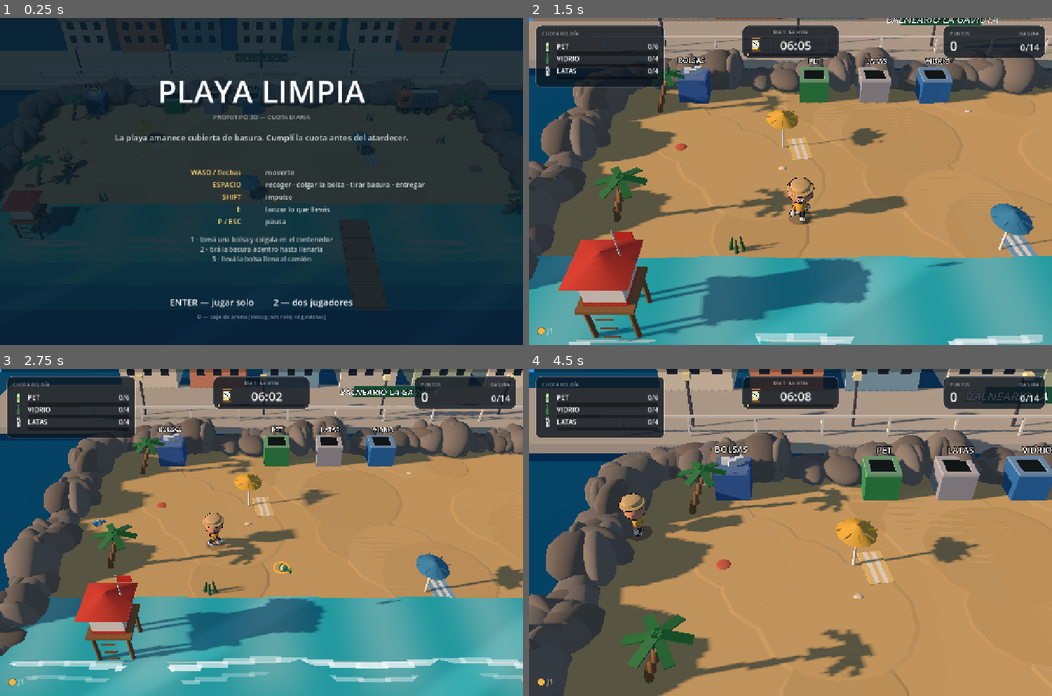
Above: before the commit, frames 1-4 (two rows, left to right).
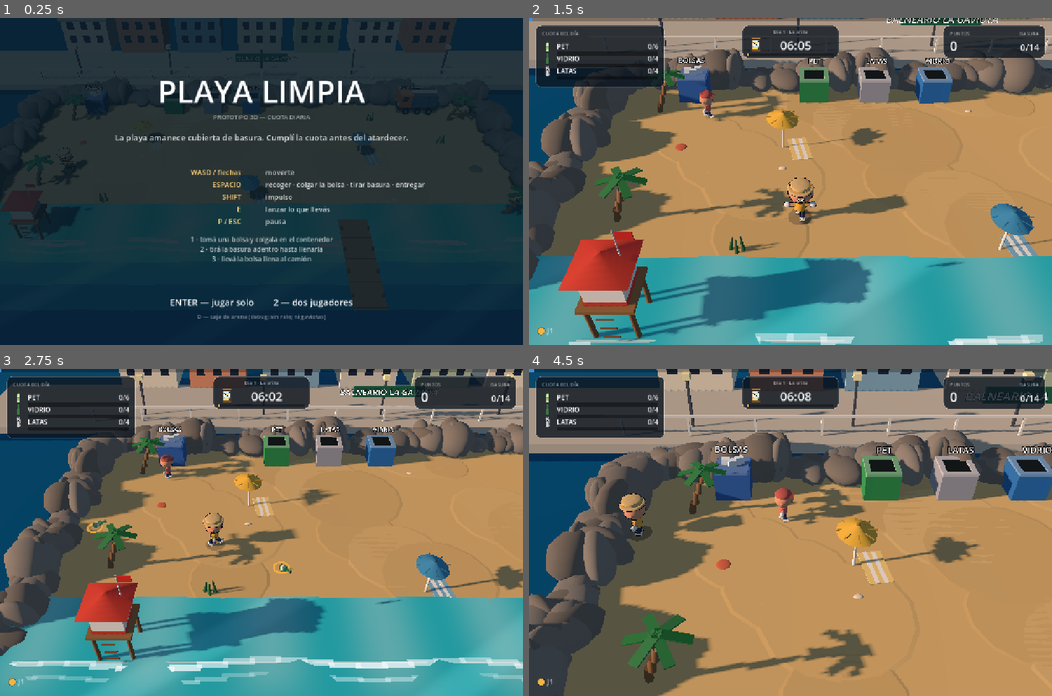
Above: after the commit, the same moments.

Repository: Catech124/playa-limpiar
Game: Godot game, scene res://scenes/Main.tscn
Same seed, same stepped clock (60 frames per second), same inputs: the game is played once before the commit and once after it.
Inputs:
- Up to frame 1 (0.25 s): no input
- Up to frame 2 (1.5 s): tap Enter at 0.5, 0.6 s; hold D 0.53-1.28 s; tap Space at 0.77, 1.07 s; tap Keypad Enter at 0.8, 1.35 s; hold S from 1.28 s (still down)
- Up to frame 3 (2.75 s): tap Space at 1.52, 1.82 s; tap 2 at 1.55, 2.1 s; release S at 2.03 s; hold D from 2.03 s (still down); tap R at 2.3 s
- Up to frame 4 (4.5 s): release D at 2.78 s; hold W 2.78-3.53 s; tap R at 2.85 s; tap Space at 3.02, 3.32, 3.77, 3.8, 4.07, 4.35 s; tap E at 3.05, 3.6 s; hold A from 3.53 s (still down)

The runs differ from the first frame. In frame 1, less than 0.1% of the frame differs, in the area x 11-15%, y 39-46%; in frame 2, 0.6%; in frame 3, 0.5%; in frame 4, 0.8%, in the area x 17-65%, y 27-52%.

Commit message:
Fase 4.1: NPCs que pasean y tiran basura + el vidrio aparece más seguido
NPCs:
- 1, 2 o 3 según el día. Caminan por la arena, se acercan, tiran una basura
  con la misma parábola que el jugador y siguen paseando.
- Reusan el modelo del chef sin sombrero, con gorrita de color y 0,76 de
  escala: se distinguen de los jugadores sin assets nuevos.
- La basura del NPC entra por el mismo camino que la del spawner (vuela y
  aterriza en una celda libre), sin un segundo sistema de basura.

Reparto de tipos:
- Nuevo SPAWN_BIAS por tipo. El vidrio pesa 1,9 porque su cuota es más
  chica que la de PET y el jugador se quedaba sin botellas de vidrio a
  mitad del día. Medido: de ~28% a ~45% de las apariciones.

106 comprobaciones headless (5 nuevas: NPCs en escena, tiro del NPC, caída
en la arena, peso del vidrio y proporción en 400 tiradas).

Diff:
--- a/scripts/config.gd
+++ b/scripts/config.gd
@@ -82,6 +82,12 @@
 # --- residuos ------------------------------------------------------------
 ## `order` fija el orden de las barras de cuota en el HUD.
 const RESIDUE_ORDER := ["pet", "vidrio", "lata"]
+## Cuánto pesa cada tipo en el reparto, además de lo que falta de la cuota.
+## El vidrio venía saliendo poco (la cuota es más chica que la de PET) y el
+## jugador se quedaba sin botellas de vidrio a mitad del día.
+const SPAWN_BIAS := {"pet": 1.0, "vidrio": 1.9, "lata": 1.1}
+## NPCs que caminan por la playa y tiran basura (Fase 4).
+const NPC_COUNT := {1: 1, 2: 2, 3: 3}
 const RESIDUES := {
 	"pet": {
 		"label": "PET",
--- a/scripts/levels.gd
+++ b/scripts/levels.gd
@@ -40,6 +40,7 @@
 		"spawn_max": 6,
 		"spawn_rows": [3, 10],
 		"spawn_water": 0.0,
+		"npcs": 1,
 	},
 	{
 		"name": "Día 2 · Marea alta",
@@ -50,6 +51,7 @@
 		"spawn_max": 7,
 		"spawn_rows": [4, 10],
 		"spawn_water": 0.15,
+		"npcs": 2,
 	},
 	{
 		"name": "Día 3 · Último día",
@@ -60,6 +62,7 @@
 		"spawn_max": 8,
 		"spawn_rows": [5, 10],
 		"spawn_water": 0.25,
+		"npcs": 3,
 	},
 ]
 
@@ -72,6 +75,8 @@
 	"spawn_interval": 4.0,
 	"spawn_max": 8,
 	"spawn_rows": [2, 10],
+	"spawn_water": 0.0,
+	"npcs": 2,
 }
 
 ## Props decorativos. Los grandes (palmera, torre, muelle) reservan la celda:
--- a/scripts/main.gd
+++ b/scripts/main.gd
@@ -15,6 +15,7 @@
 var world: GridWorld
 var players: Array = []
 var gulls: Gulls
+var npcs: Npcs
 var spawner: TrashSpawner
 var hud: Hud
 var camera: Camera3D
@@ -130,6 +131,12 @@
 		gulls.list.clear()
 		gulls = null
 	spawner = null
+	if npcs != null:
+		for n in npcs.list:
+			if n.node != null and is_instance_valid(n.node):
+				n.node.queue_free()
+		npcs.list.clear()
+		npcs = null
 	flying.clear()
 
 	if world != null:
@@ -168,6 +175,8 @@
 	gulls = Gulls.new(self, world)
 	spawner = TrashSpawner.new(self, world)
 	spawner.setup(level)
+	npcs = Npcs.new(self, world)
+	npcs.spawn_all(int(level.get("npcs", 1)))
 
 	toasts.clear()
 	flying.clear()
@@ -313,6 +322,7 @@
 	_tick_water(delta)
 
 	spawner.tick(delta)
+	npcs.tick(delta)
 	if not sandbox:
 		gulls.tick(delta)
 
@@ -1002,6 +1012,20 @@
 	return best
 
 
+## Un NPC tira basura: vuela con la misma parábola que el lanzamiento del
+## jugador y aterriza en una celda libre del arenal.
+func npc_throw(from: Vector3, tile: CellData) -> void:
+	if tile == null:
+		return
+	var item := CarryItem.residue(spawner.pick_type())
+	ItemVisuals.build(item)
+	item.node.position = from
+	world.items_root.add_child(item.node)
+	_hold(item)
+	flying.append({"item": item, "from": from, "to": world.item_position(tile),
+		"tile": tile, "t": 0.0, "player": null})
+
+
 ## Entregar en el camión: cada residuo suma a su barra de cuota.
 func deliver(p: Player, bag: CarryItem) -> void:
 	if bag.contents.is_empty():
@@ -1114,7 +1138,7 @@
 		floors = world.free_floors_near(tile.x, tile.y, 4)
 	if not floors.is_empty():
 		move_item_to_tile(item, floors[0])
-	elif f["player"].carrying == null:
+	elif f["player"] != null and f["player"].carrying == null:
 		move_item_to_player(item, f["player"])
 	else:
 		destroy_item(item)
--- /dev/null
+++ b/scripts/npcs.gd
@@ -0,0 +1,174 @@
+class_name Npcs
+extends RefCounted
+## NPCs de la Fase 4: caminan por la playa, se acercan a la orilla y **tiran
+## basura**. Son la excusa visual de por qué la playa se ensucia (y atan la
+## ciudad del fondo con la arena).
+
+var game
+var world: GridWorld
+var list: Array = []
+var _chef: PackedScene
+
+
+class Npc:
+	var node: Node3D
+	var pos := Vector3.ZERO
+	var target := Vector3.ZERO
+	var phase := "walk"          # walk | throw
+	var timer := 0.0
+	var speed := 1.15
+	var bob := 0.0
+	var color := Color.WHITE
+	var hinges := {}
+
+
+func _init(g, w: GridWorld) -> void:
+	game = g
+	world = w
+
+
+func spawn_all(count: int) -> void:
+	if count <= 0:
+		return
+	_chef = load("res://assets/chef.glb") as PackedScene
+	var palette := [Color(0.88, 0.45, 0.42), Color(0.40, 0.64, 0.86),
+		Color(0.90, 0.74, 0.35)]
+	for i in count:
+		var npc := Npc.new()
+		npc.color = palette[i % palette.size()]
+		npc.pos = Vector3(3.0 + float(i) * 3.4, 0.0, 2.6 + float(i % 2) * 1.4)
+		npc.target = _pick_target(npc.pos)
+		npc.node = _build(npc)
+		npc.node.position = npc.pos
+		game.add_child(npc.node)
+		list.append(npc)
+
+
+func _build(npc: Npc) -> Node3D:
+	var root := Node3D.new()
+	var model: Node3D = _chef.instantiate()
+	model.scale = Vector3(0.76, 0.76, 0.76)
+	root.add_child(model)
+	_tint_shirt(model, npc.color)
+	for h in ["arm_l", "arm_r", "leg_l", "leg_r", "head", "hat"]:
+		var node := model.find_child(h, true, false)
+		if node is Node3D:
+			npc.hinges[h] = node
+	# sin el sombrero del chef: gorrita de playa, así se distingue de un vistazo
+	var hat: Node3D = npc.hinges.get("hat")
+	if hat != null:
+		hat.visible = false
+	var head: Node3D = npc.hinges.get("head")
+	if head != null:
+		var cap := SphereMesh.new()
+		cap.radius = 0.27
+		cap.height = 0.54
+		cap.radial_segments = 14
+		cap.rings = 7
+		var cm := MeshInstance3D.new()
+		cm.mesh = cap
+		cm.material_override = ItemVisuals.material(npc.color.darkened(0.15))
+		cm.position = Vector3(0, 0.44, 0)
+		cm.scale = Vector3(1.02, 0.55, 1.02)
+		head.add_child(cm)
+
+		var brim := BoxMesh.new()
+		brim.size = Vector3(0.34, 0.03, 0.20)
+		var bm := MeshInstance3D.new()
+		bm.mesh = brim
+		bm.material_override = ItemVisuals.material(npc.color.darkened(0.28))
+		bm.position = Vector3(0, 0.44, 0.24)
+		head.add_child(bm)
+	return root
+
+
+## Misma idea que en el jugador: la remera y la cinta del sombrero toman el
+## color del NPC para distinguirlo de un vistazo.
+func _tint_shirt(root: Node, color: Color) -> void:
+	for node in root.find_children("*", "MeshInstance3D", true, false):
+		var mi := node as MeshInstance3D
+		var mesh: Mesh = mi.mesh
+		if mesh == null:
+			continue
+		for i in mesh.get_surface_count():
+			var m := mesh.surface_get_material(i)
+			if not (m is StandardMaterial3D):
+				continue
+			var res_name := String(m.resource_name)
+			if res_name != "shirt" and res_name != "band":
+				continue
+			var dup := (m as StandardMaterial3D).duplicate() as StandardMaterial3D
+			dup.albedo_color = color if res_name == "shirt" else color.darkened(0.12)
+			mi.set_surface_override_material(i, dup)
+
+
+func tick(delta: float) -> void:
+	if not game.is_playing():
+		return
+	for npc in list:
+		_advance(npc, delta)
+
+
+func _advance(npc: Npc, delta: float) -> void:
+	var arm_r: Node3D = npc.hinges.get("arm_r")
+	var arm_l: Node3D = npc.hinges.get("arm_l")
+	var leg_l: Node3D = npc.hinges.get("leg_l")
+	var leg_r: Node3D = npc.hinges.get("leg_r")
+
+	if npc.phase == "throw":
+		npc.timer -= delta
+		# brazo arriba y latigazo al soltar
+		if arm_r:
+			var k: float = clampf(1.0 - npc.timer / 0.55, 0.0, 1.0)
+			arm_r.rotation = Vector3(-2.6 + k * 1.4, 0.0, -0.30)
+		if npc.timer <= 0.0:
+			_throw(npc)
+			npc.phase = "walk"
+			npc.target = _pick_target(npc.pos)
+		return
+
+	var to := npc.target - npc.pos
+	to.y = 0.0
+	var dist := to.length()
+	if dist < 0.15:
+		npc.phase = "throw"
+		npc.timer = 0.55
+		if arm_l: arm_l.rotation = Vector3.ZERO
+		return
+
+	var dir := to / dist
+	npc.pos += dir * minf(npc.speed * delta, dist)
+	npc.bob += delta * 8.0
+	npc.node.position = npc.pos + Vector3(0, absf(sin(npc.bob)) * 0.025, 0)
+	npc.node.rotation.y = atan2(dir.x, dir.z)
+
+	var swing := sin(npc.bob) * 0.45
+	if arm_l: arm_l.rotation = Vector3(swing, 0.0, -0.06)
+	if arm_r: arm_r.rotation = Vector3(-swing, 0.0, 0.06)
+	if leg_l: leg_l.rotation = Vector3(-sin(npc.bob) * 0.5, 0.0, 0.0)
+	if leg_r: leg_r.rotation = Vector3(sin(npc.bob) * 0.5, 0.0, 0.0)
+
+
+## Tira una basura al arenal: la elige el spawner (con el sesgo por cuota) y
+## vuela con la misma parábola que el lanzamiento del jugador.
+func _throw(npc: Npc) -> void:
+	var tile: CellData = game.spawner.pick_tile()
+	if tile == null:
+		return
+	game.npc_throw(npc.pos + Vector3(0, 1.15, 0), tile)
+	game.toast(npc.pos + Vector3(0, 1.6, 0), "¡Tiró basura!", "info")
+
+
+## Punto al azar del arenal, cerca de la orilla: así se los ve caminar y volver.
+func _pick_target(from: Vector3) -> Vector3:
+	for i in 12:
+		var tx := randf_range(2.0, float(world.w) - 2.0)
+		var ty := randf_range(3.0, 9.5)
+		var d := Vector2(tx - from.x, ty - from.z).length()
+		if d < 1.5:
+			continue
+		var t := world.tile_at(int(tx), int(ty))
+		if t == null or not t.can_hold() or t.decor != "":
+			continue
+		return Vector3(tx, 0.0, ty)
+	return from + Vector3(1.0, 0.0, 1.0)
--- a/scripts/spawner.gd
+++ b/scripts/spawner.gd
@@ -127,16 +127,23 @@
 
 ## Peso por tipo = lo que falta para la cuota (mínimo 1). Sin cuota (caja de
 ## arena) el reparto es uniforme.
+## Peso de un tipo: lo que falta para la cuota (mínimo 1) multiplicado por su
+## sesgo. El vidrio pesa casi el doble porque su cuota es más chica que la de
+## PET y, sin el sesgo, el jugador se quedaba sin botellas a mitad del día.
+func type_weight(t: String) -> float:
+	var need := 1
+	if game.quota.has(t):
+		need = maxi(1, int(game.quota[t]) - int(game.delivered.get(t, 0)))
+	return float(need) * float(GameConfig.SPAWN_BIAS.get(t, 1.0))
+
+
 func pick_type() -> String:
 	var types: Array = GameConfig.RESIDUE_ORDER
 	var total := 0.0
 	var weights := {}
 	for t in types:
-		var need := 1
-		if game.quota.has(t):
-			need = maxi(1, int(game.quota[t]) - int(game.delivered.get(t, 0)))
-		weights[t] = need
-		total += float(need)
+		weights[t] = type_weight(t)
+		total += float(weights[t])
 
 	var r := randf() * total
 	for t in types:
--- a/tests/headless_test.gd
+++ b/tests/headless_test.gd
@@ -463,6 +463,38 @@
 	check("en la mano el residuo queda sin física",
 		(kick_me.node as RigidBody3D).freeze and (kick_me.node as RigidBody3D).collision_layer == 0)
 
+	# --- NPCs y reparto de tipos -----------------------------------------
+	main.start_game(1, false, 2)          # Día 3: tres NPCs
+	await frames(2)
+	check("hay NPCs caminando por la playa", main.npcs.list.size() == 3,
+		"%d" % main.npcs.list.size())
+
+	# el NPC tira basura: cae en una celda libre con la misma parábola
+	for row in main.world.tiles:
+		for t in row:
+			if t.item != null:
+				main.destroy_item(t.item)
+				t.item = null
+	var npc_tile: CellData = main.spawner.pick_tile()
+	main.npc_throw(Vector3(4.0, 1.2, 3.0), npc_tile)
+	check("el NPC tira basura", main.flying.size() == 1)
+	for i in 40:
+		main._update_flying(0.03)
+	check("la basura del NPC cae en la arena",
+		npc_tile.item != null and npc_tile.item.is_residue())
+
+	# el vidrio pesa más: es el que se acababa siempre
+	var w_glass: float = main.spawner.type_weight("vidrio")
+	var w_pet: float = main.spawner.type_weight("pet")
+	check("el vidrio pesa más que el PET en el reparto", w_glass > w_pet,
+		"vidrio %.1f · pet %.1f" % [w_glass, w_pet])
+	var counts := {"pet": 0, "vidrio": 0, "lata": 0}
+	for i in 400:
+		counts[main.spawner.pick_type()] += 1
+	var glass_share := float(counts["vidrio"]) / 400.0
+	check("el vidrio sale al menos una de cada cuatro veces", glass_share > 0.25,
+		"%.0f%%" % (glass_share * 100.0))
+
 	# --- el agua tira basura ---------------------------------------------
 	main.start_game(1, false, 1)          # Día 2: marea alta
 	await frames(2)
--- a/tests/shot.gd
+++ b/tests/shot.gd
@@ -72,6 +72,23 @@
 		main.camera.fov = 30.0
 		main.camera.look_at_from_position(Vector3(10.5, 3.4, 15.0), Vector3(10.5, 0.5, 8.4), Vector3.UP)
 		await _shoot(0.8)
+		return
+
+	if "--npc" in args:
+		# NPCs caminando por la playa y tirando basura
+		main.start_game(2, false, 2)      # Día 3: tres NPCs
+		await get_tree().process_frame
+		main.time_left = main.level_seconds * 0.6
+		for i in 150:
+			main.npcs.tick(1.0 / 60.0)
+		var talker = main.npcs.list[0]
+		main.npc_throw(talker.pos + Vector3(0, 1.15, 0), main.spawner.pick_tile())
+		for i in 8:
+			main._update_flying(0.03)
+		main.camera.fov = 40.0
+		main.camera.look_at_from_position(Vector3(10.0, 6.0, 14.0),
+			Vector3(10.0, 0.6, 5.0), Vector3.UP)
+		await _shoot(0.05)
 		return
 
 	if "--bite" in args:
Binary file changed: assets/chef.glb
Not shown, added: assets/water.gdshader.uid
Binary file changed: docs/captura-juego.png
Binary file added: docs/captura-npc.png
Binary file added: docs/cara-v3.png
Binary file added: docs/comparacion-caras-v3.png
Not shown, added: scripts/npcs.gd.uid
Not shown, changed: .gitignore
Not shown, changed: README.md
Not shown, added: docs/CARA-v3.md
Not shown, changed: docs/MECANICAS.md
Not shown, changed: docs/PLAN-v2.md
(and 2 more such lines)
